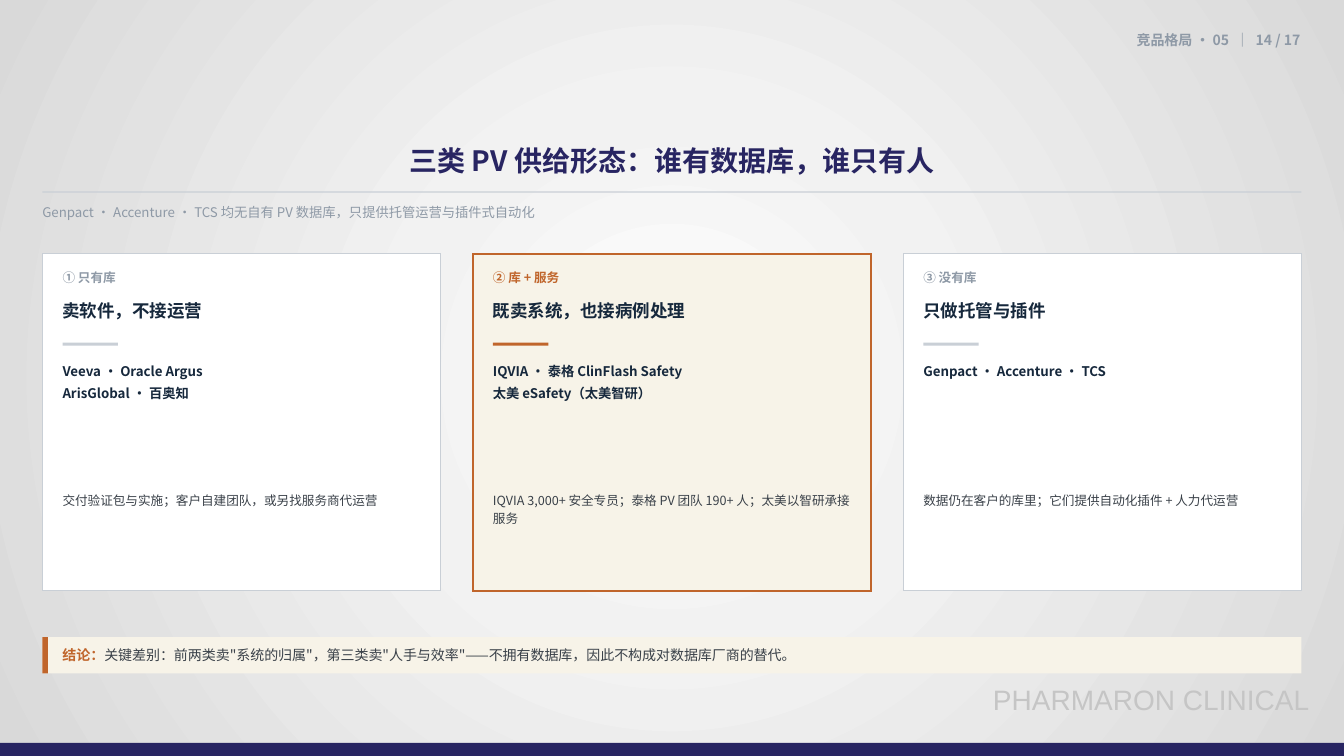
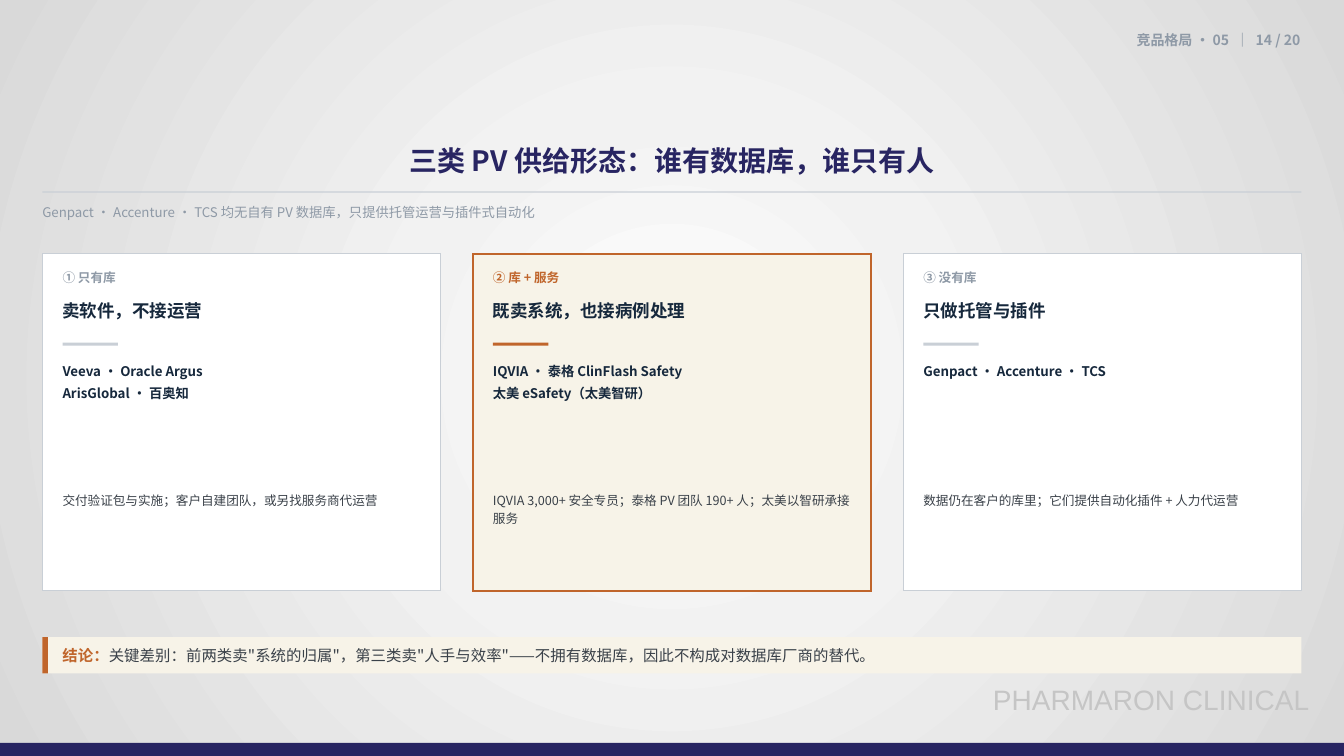
Before and after one commit to Eros-Python/TRAE-CODE, a slide deck: slide 14 of PV数据库市场调研总结-20261111.pptx. Drawn at 1344x756 pixels with LibreOffice and Linux fonts; fonts in the diff are those of the drawing; background and template pictures are left out. Boxes give left, top, right and bottom in pixels: in the first picture for what was removed or moved away, otherwise in the second. Text is boxed around its words. In the diff, an @@ line names an element or a change of style, - is before the commit and + after.

```diff
--- a/PV数据库市场调研总结-20261111.pptx
+++ b/PV数据库市场调研总结-20261111.pptx
@@ text at (x1=1137, y1=33, x2=1300, y2=46): text changed @@
-竞品格局 · 05 ｜ 14 / 17
+竞品格局 · 05 ｜ 14 / 20
@@ text "结论：关键差别：前两类卖"系统的归属"，第三类卖"人手与效率"——不拥有数据库，因此不构成对数据库厂商的替代。" at (x1=62, y1=648, x2=874, y2=663): size 10 to 11 pt @@
```
Also in this commit, not shown: 12 other slides changed, 3 slides added, 11 other files.
